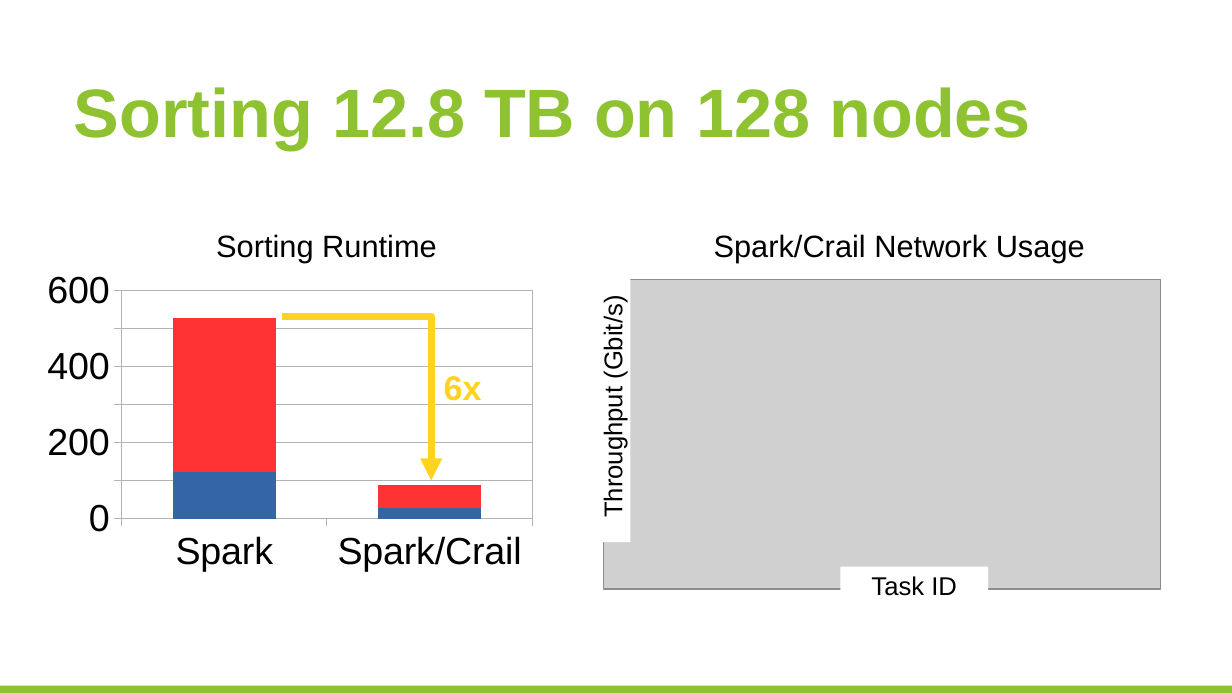
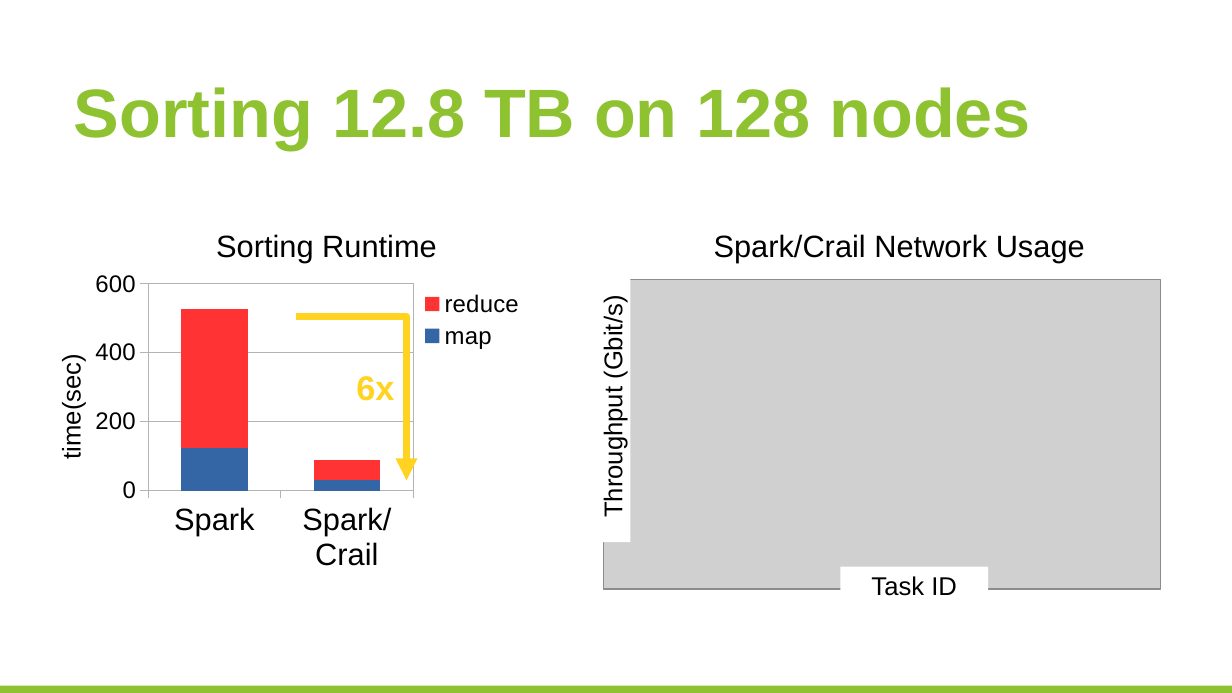
Before and after one commit to huangyibo/spark-summit-17, a slide deck: slide 23 of template.odp. Drawn at 1232x693 pixels with LibreOffice and Linux fonts; fonts in the diff are those of the drawing; grey boxes stand for pictures; background and template pictures are left out. Boxes give left, top, right and bottom in pixels: in the first picture for what was removed or moved away, otherwise in the second. Text is boxed around its words. In the diff, an @@ line names an element or a change of style, - is before the commit and + after.

```diff
--- a/template.odp
+++ b/template.odp
@@ column stacked chart at bbox=[86, 264, 542, 578] @@
-Series 1: 120, 30
+map: 120, 30
-Series 2: 400, 60
+reduce: 400, 60
@@ legend changed @@
@@ category axis changed @@
@@ value axis changed @@
@@ column stacked chart: place and size @@
-column stacked chart at bbox=[37, 264, 542, 578]
+column stacked chart at bbox=[86, 264, 542, 578]
@@ rectangle added at bbox=[52, 283, 89, 530], fill #FFFFFF, 15 pt, text #000000 @@
+time(sec)
@@ freeform shape: place and size @@
-freeform shape at bbox=[282, 317, 431, 480]
+freeform shape at bbox=[296, 317, 407, 480]
@@ text "6x" rewrapped from bbox=[444, 376, 482, 405] to bbox=[356, 376, 394, 401] @@
```
Also in this commit, not shown: 4 other slides changed, 1 slide added, 1 slide removed, 1 other file.
